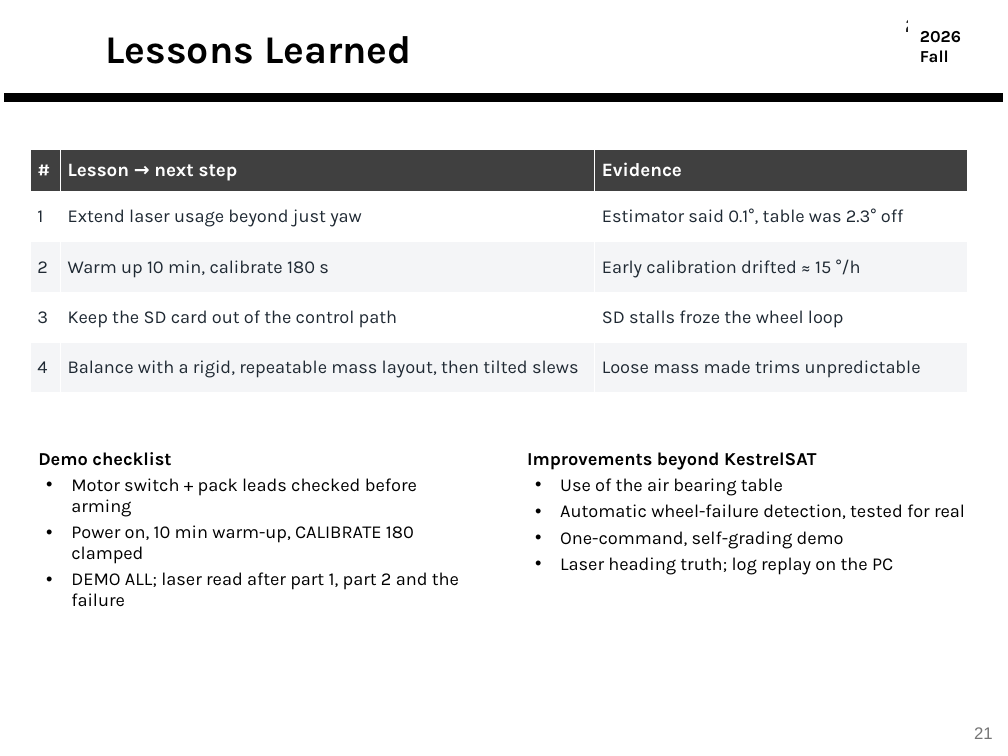
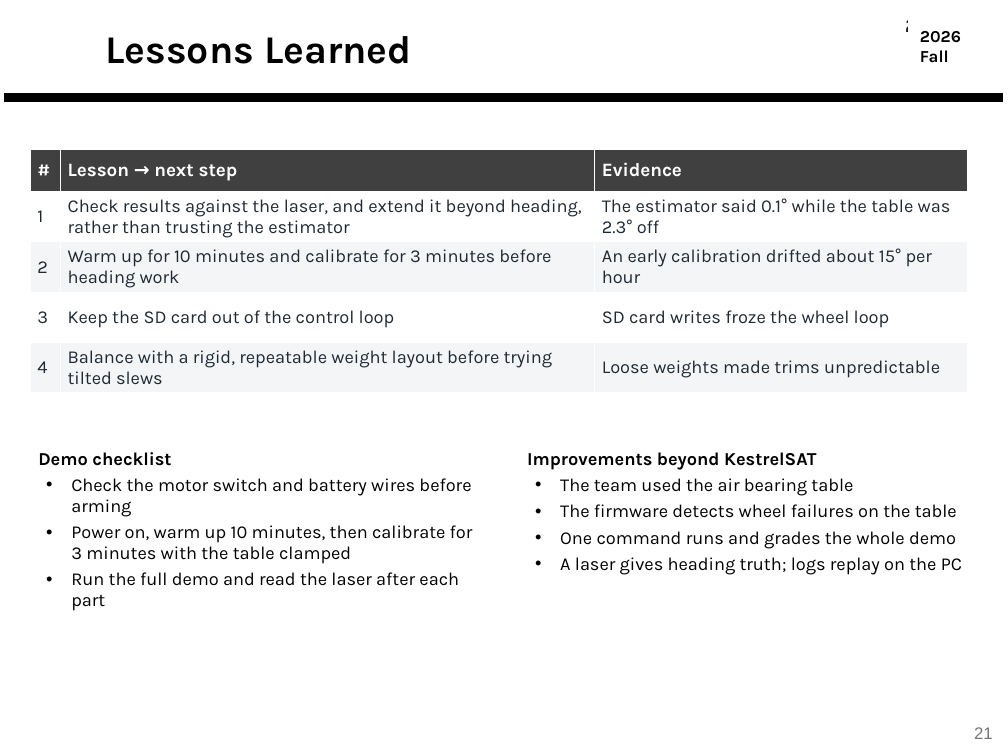
Before and after one commit to derek-weissinger-usafa/Astro-331-Lab-8, a slide deck: slide 21 of Reports/Astro 331 Lab 8_2_3 Body Final Pres.pptx. Drawn at 1008x756 pixels with LibreOffice and Linux fonts; fonts in the diff are those of the drawing; background and template pictures are left out. Boxes give left, top, right and bottom in pixels: in the first picture for what was removed or moved away, otherwise in the second. Text is boxed around its words. In the diff, an @@ line names an element or a change of style, - is before the commit and + after.

```diff
--- a/Reports/Astro 331 Lab 8_2_3 Body Final Pres.pptx
+++ b/Reports/Astro 331 Lab 8_2_3 Body Final Pres.pptx
@@ table at <box>30,149,968,444</box> @@
-row 2, column 2: Extend laser usage beyond just yaw
+row 2, column 2: Check results against the laser, and extend it beyond heading, rather than trusting the estimator
-row 2, column 3: Estimator said 0.1°, table was 2.3° off
+row 2, column 3: The estimator said 0.1° while the table was 2.3° off
-row 3, column 2: Warm up 10 min, calibrate 180 s
+row 3, column 2: Warm up for 10 minutes and calibrate for 3 minutes before heading work
-row 3, column 3: Early calibration drifted ≈ 15 °/h
+row 3, column 3: An early calibration drifted about 15° per hour
-row 4, column 2: Keep the SD card out of the control path
+row 4, column 2: Keep the SD card out of the control loop
-row 4, column 3: SD stalls froze the wheel loop
+row 4, column 3: SD card writes froze the wheel loop
-row 5, column 2: Balance with a rigid, repeatable mass layout, then tilted slews
+row 5, column 2: Balance with a rigid, repeatable weight layout before trying tilted slews
-row 5, column 3: Loose mass made trims unpredictable
+row 5, column 3: Loose weights made trims unpredictable
@@ text at <box>71,478,473,611</box>: text changed @@
-• Motor switch + pack leads checked before arming
-• Power on, 10 min warm-up, CALIBRATE 180 clamped
-• DEMO ALL; laser read after part 1, part 2 and the failure
+• Check the motor switch and battery wires before arming
+• Power on, warm up 10 minutes, then calibrate for 3 minutes with the table clamped
+• Run the full demo and read the laser after each part
@@ text at <box>560,478,962,575</box>: text changed @@
-• Use of the air bearing table
-• Automatic wheel-failure detection, tested for real
-• One-command, self-grading demo
-• Laser heading truth; log replay on the PC
+• The team used the air bearing table
+• The firmware detects wheel failures on the table
+• One command runs and grades the whole demo
+• A laser gives heading truth; logs replay on the PC
```
Also in this commit, not shown: 42 other slides changed, 2 other files.
